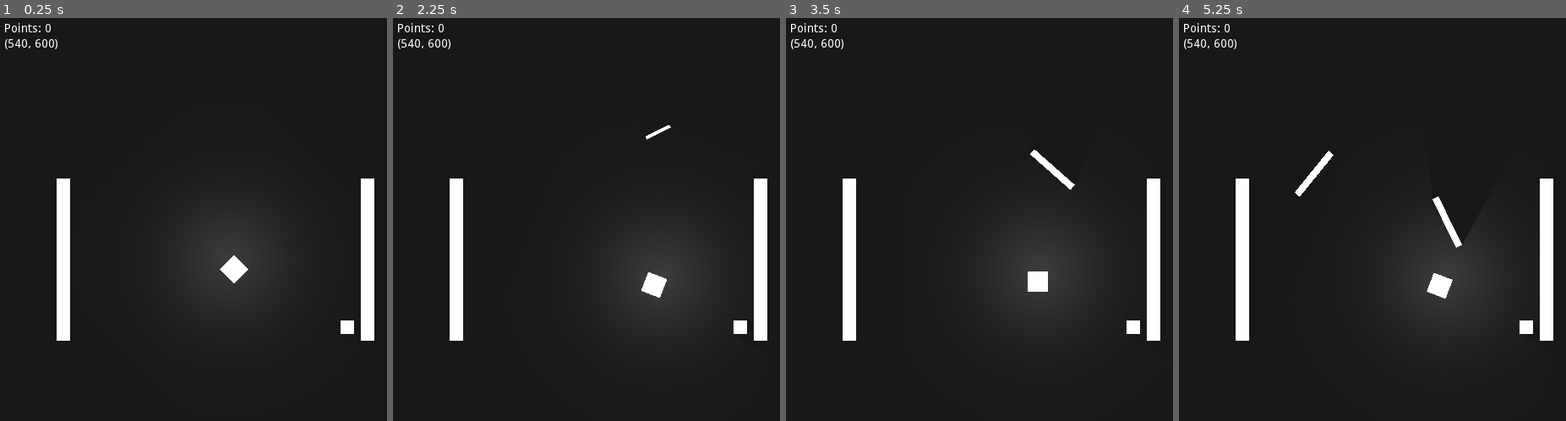
Above: before the commit, frames 1-4 (left to right).
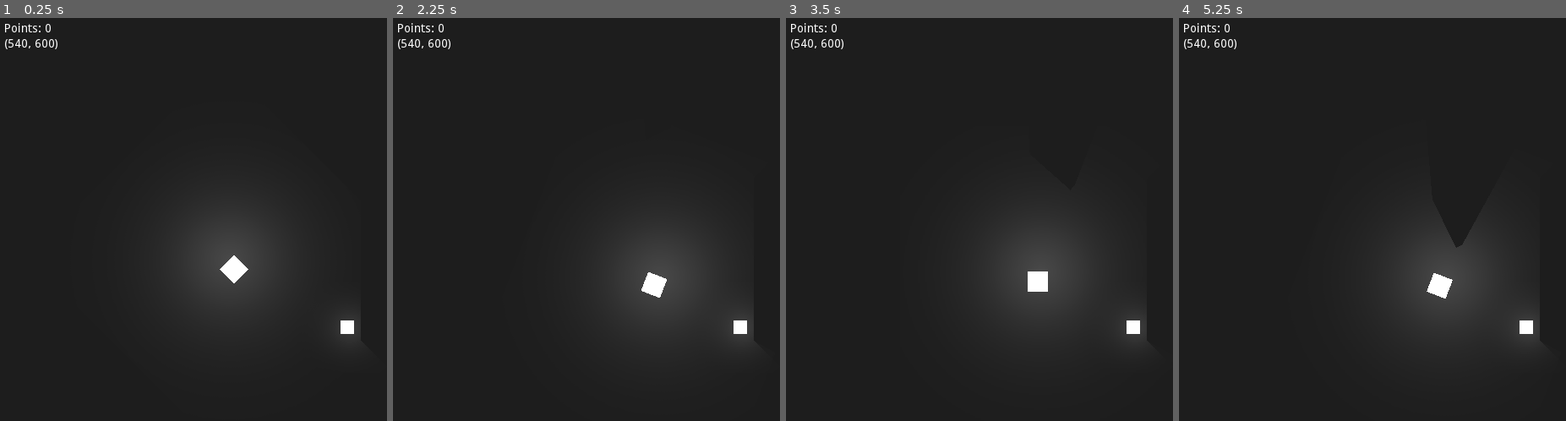
Above: after the commit, the same moments.

Repository: Igorrreha/PointToWall
Game: Godot game, scene res://Main.tscn
The game is run twice, just before and just after one commit, with the same random seed, the same clock (stepped at 60 frames per second) and the same inputs.
Inputs (mouse positions are in pixels of both pictures, inside the frame that each line leads up to):
- Up to frame 1 (0.25 s): no input
- Up to frame 2 (2.25 s): move the mouse to (710, 235) at 0.52 s; click (710, 235) at 0.67 s; move the mouse to (516, 283) at 1.27 s; click (516, 283) at 1.42 s; move the mouse to (652, 146) at 2.02 s; click (652, 146) at 2.17 s
- Up to frame 3 (3.5 s): move the mouse to (979, 360) at 2.77 s; click (979, 360) at 2.92 s
- Up to frame 4 (5.25 s): move the mouse to (1531, 336) at 3.52 s; click (1531, 336) at 3.67 s; move the mouse to (1256, 183) at 4.27 s; click (1256, 183) at 4.42 s; move the mouse to (1418, 259) at 5.02 s; click (1418, 259) at 5.17 s

The runs differ from the first frame. In frame 1, 2.9% of the frame differs, in the area x 14-97%, y 39-81%; in frame 2, 3.1%; in frame 3, 3.2%; in frame 4, 3.5%, in the area x 14-97%, y 32-81%.

Commit message:
Доработка системы освещения

Diff:
--- a/Main.tscn
+++ b/Main.tscn
@@ -16,7 +16,7 @@
 [node name="ColorRect" type="ColorRect" parent="."]
 anchor_right = 1.0
 anchor_bottom = 1.0
-color = Color( 0.0980392, 0.0980392, 0.0980392, 1 )
+color = Color( 0.117647, 0.117647, 0.117647, 1 )
 __meta__ = {
 "_edit_use_anchors_": false
 }
--- a/Player.tscn
+++ b/Player.tscn
@@ -26,4 +26,5 @@
 texture = ExtResource( 2 )
 energy = 1.2
 shadow_enabled = true
+shadow_color = Color( 0, 0, 0, 1 )
 [connection signal="area_entered" from="." to="." method="_on_Player_area_entered"]
--- a/Point.tscn
+++ b/Point.tscn
@@ -1,6 +1,7 @@
-[gd_scene load_steps=4 format=2]
+[gd_scene load_steps=5 format=2]
 
 [ext_resource path="res://Point.gd" type="Script" id=1]
+[ext_resource path="res://res/light.png" type="Texture" id=2]
 
 [sub_resource type="OccluderPolygon2D" id=1]
 polygon = PoolVector2Array( -8, -8, -8, 8, 8, 8, 8, -8 )
@@ -19,13 +20,22 @@
 margin_right = 8.0
 margin_bottom = 8.0
 rect_pivot_offset = Vector2( 16, 16 )
+color = Color( 0.588235, 0.588235, 0.588235, 1 )
 __meta__ = {
 "_edit_use_anchors_": false
 }
 
 [node name="LightOccluder2D" type="LightOccluder2D" parent="ColorRect"]
+visible = false
 position = Vector2( 8, 8 )
 occluder = SubResource( 1 )
 
+[node name="Light2D" type="Light2D" parent="ColorRect"]
+position = Vector2( 8, 8 )
+scale = Vector2( 0.5, 0.5 )
+texture = ExtResource( 2 )
+shadow_enabled = true
+shadow_color = Color( 0, 0, 0, 1 )
+
 [node name="CollisionShape2D" type="CollisionShape2D" parent="."]
 shape = SubResource( 2 )
--- a/Wall.tscn
+++ b/Wall.tscn
@@ -20,19 +20,20 @@
 script = ExtResource( 2 )
 
 [node name="LightOccluder2D" type="LightOccluder2D" parent="."]
-occluder = SubResource( 2 )
+occluder = SubResource( 1 )
 
 [node name="ColorRect" type="ColorRect" parent="."]
 margin_left = -8.0
 margin_top = -96.0
 margin_right = 8.0
 margin_bottom = 96.0
+color = Color( 0.117647, 0.117647, 0.117647, 1 )
 __meta__ = {
 "_edit_use_anchors_": false
 }
 
 [node name="CollisionShape2D" type="CollisionShape2D" parent="."]
-shape = SubResource( 1 )
+shape = SubResource( 2 )
 
 [node name="PointPath" type="Path2D" parent="."]
 curve = SubResource( 3 )
--- a/enemies/FlyingObstacle.tscn
+++ b/enemies/FlyingObstacle.tscn
@@ -27,19 +27,20 @@
 
 [node name="LightOccluder2D" type="LightOccluder2D" parent="Path2D/PathFollow2D/Body"]
 rotation = -1.5708
-occluder = SubResource( 2 )
+occluder = SubResource( 1 )
 
 [node name="ColorRect" type="ColorRect" parent="Path2D/PathFollow2D/Body"]
 margin_left = -4.0
 margin_top = -32.0
 margin_right = 4.0
 margin_bottom = 32.0
+color = Color( 0.117647, 0.117647, 0.117647, 1 )
 __meta__ = {
 "_edit_use_anchors_": false
 }
 
 [node name="CollisionShape2D" type="CollisionShape2D" parent="Path2D/PathFollow2D/Body"]
-shape = SubResource( 1 )
+shape = SubResource( 2 )
 
 [node name="MoveTween" type="Tween" parent="."]
 
Not shown: 1 places in Wall.tscn that only renumber resources
Not shown: 1 places in enemies/FlyingObstacle.tscn that only renumber resources
Not shown, changed: point to wall.apk
